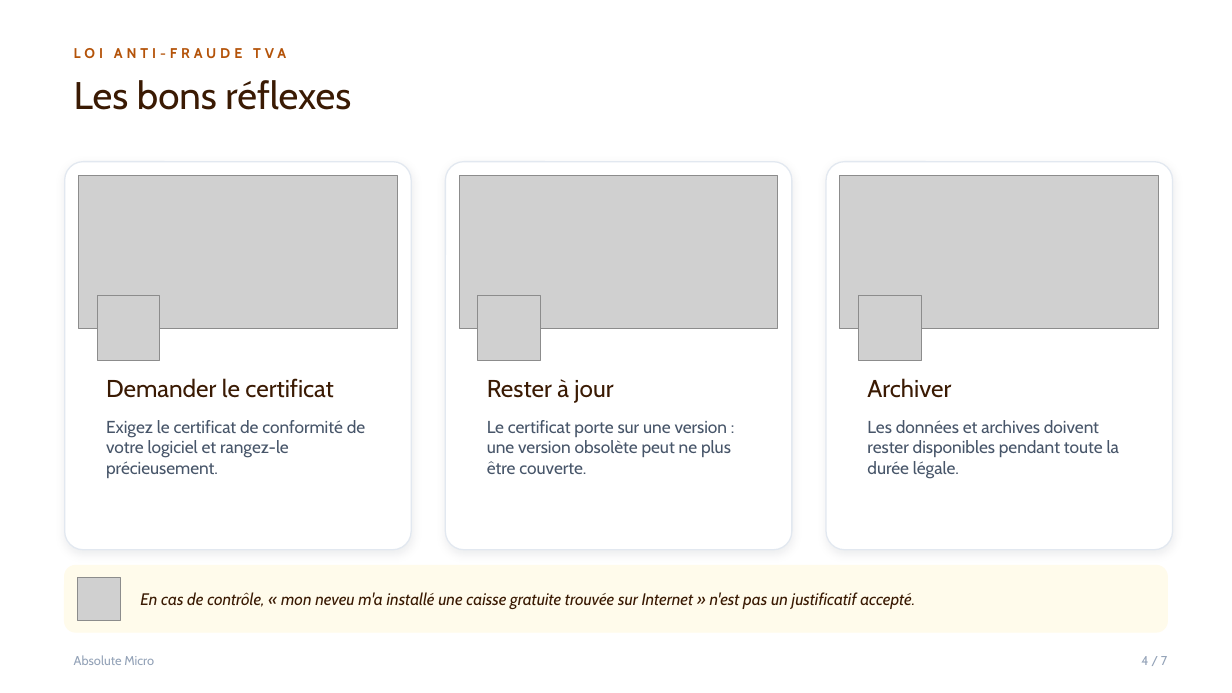
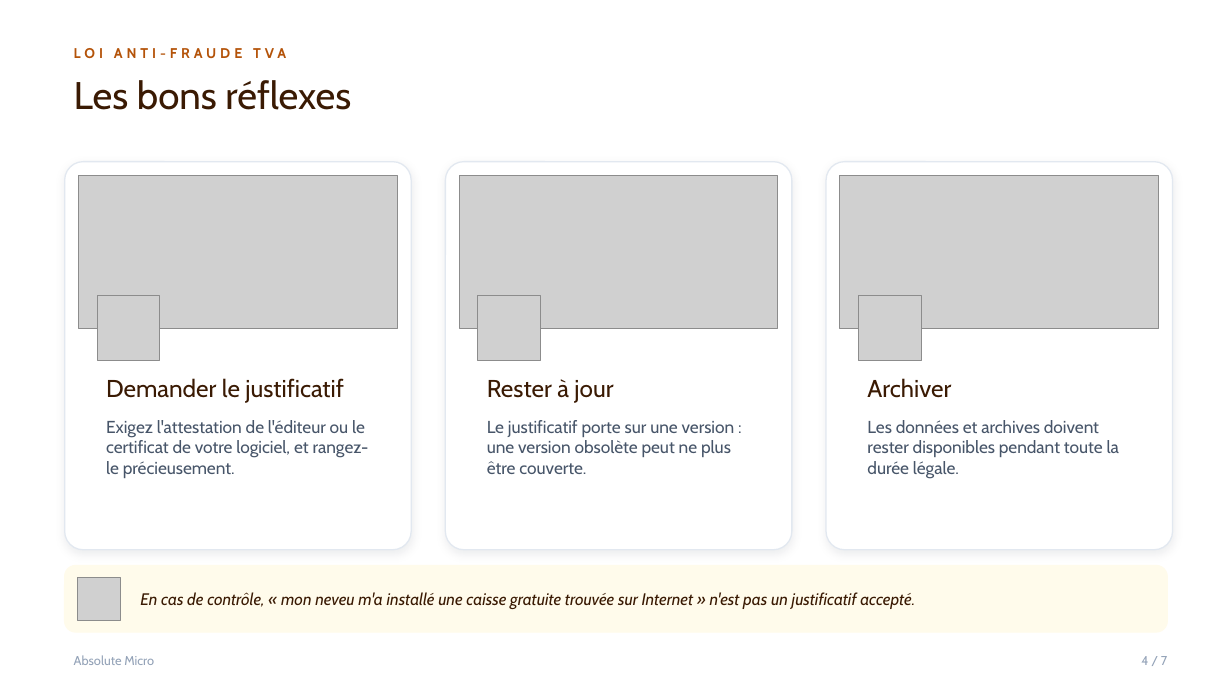
Before and after one commit to brunoflorin/absolute-devices, a slide deck: slide 5 of frontend/public/diaporamas/antifraude.pptx. Drawn at 1232x693 pixels with LibreOffice and Linux fonts; fonts in the diff are those of the drawing; grey boxes stand for pictures; background and template pictures are left out. Boxes give left, top, right and bottom in pixels: in the first picture for what was removed or moved away, otherwise in the second. Text is boxed around its words. In the diff, an @@ line names an element or a change of style, - is before the commit and + after.

```diff
--- a/frontend/public/diaporamas/antifraude.pptx
+++ b/frontend/public/diaporamas/antifraude.pptx
@@ text at bbox=[106, 378, 343, 403]: text changed @@
-Demander le certificat
+Demander le justificatif
@@ text at bbox=[106, 420, 369, 478]: text changed @@
-Exigez le certificat de conformité de votre logiciel et rangez-le précieusement.
+Exigez l'attestation de l'éditeur ou le certificat de votre logiciel, et rangez-le précieusement.
@@ text at bbox=[487, 420, 735, 474]: text changed @@
-Le certificat porte sur une version : une version obsolète peut ne plus être couverte.
+Le justificatif porte sur une version : une version obsolète peut ne plus être couverte.
```
Also in this commit, not shown: 3 other slides changed, 6 other files.
